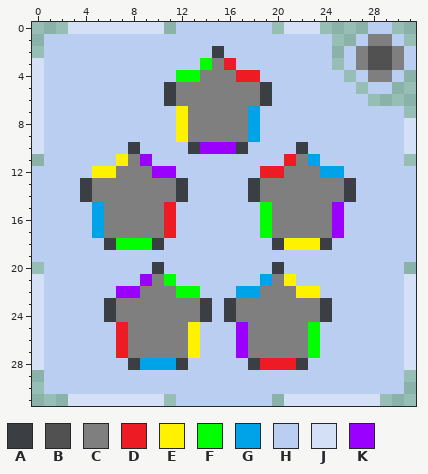
Pixel-art sprite: Icons/Not Perspective Pegs.png. The first picture shows the starting point.
The file is 32x32 pixels. Colours within 5 levels of each other are drawn and written as one.
Palette (. is transparent): A #3b3e42  B #515151  C #7f7f7f  D #ed1c24  E #fff200  F #00ff00  G #00a2e8  H #b9cef0  J #d3e0f5  K #9900ff
Pixels before, first column x 0:
 0 ...JJJJJJJJ.HHHHHHHH.JJJ....HH..
 1 .HHHHHHHHHHHHHHHHHHHHHHHH..HCCH.
 2 .HHHHHHHHHHHHHHAHHHHHHHHH.HCBBCH
 3 JHHHHHHHHHHHHHFCDHHHHHHHH.HCBBCH
 4 JHHHHHHHHHHHFFCCCDDHHHHHHH.HCCH.
 5 JHHHHHHHHHHACCCCCCCAHHHHHHH.HH..
 6 JHHHHHHHHHHACCCCCCCAHHHHHHHH....
 7 JHHHHHHHHHHHECCCCCGHHHHHHHHHHHH.
 8 JHHHHHHHHHHHECCCCCGHHHHHHHHHHHHJ
 9 JHHHHHHHHHHHECCCCCGHHHHHHHHHHHHJ
10 JHHHHHHHAHHHHAKKKAHHHHAHHHHHHHHJ
11 .HHHHHHECKHHHHHHHHHHHDCGHHHHHHH.
12 HHHHHEECCCKKHHHHHHHDDCCCGGHHHHHH
13 HHHHACCCCCCCAHHHHHACCCCCCCAHHHHH
14 HHHHACCCCCCCAHHHHHACCCCCCCAHHHHH
15 HHHHHGCCCCCDHHHHHHHFCCCCCKHHHHHH
16 HHHHHGCCCCCDHHHHHHHFCCCCCKHHHHHH
17 HHHHHGCCCCCDHHHHHHHFCCCCCKHHHHHH
18 HHHHHHAFFFAHHHHHHHHHAEEEAHHHHHHH
19 HHHHHHHHHHHHHHHHHHHHHHHHHHHHHHHH
20 .HHHHHHHHHAHHHHHHHHHAHHHHHHHHHH.
21 JHHHHHHHHKCFHHHHHHHGCEHHHHHHHHHJ
22 JHHHHHHKKCCCFFHHHGGCCCEEHHHHHHHJ
23 JHHHHHACCCCCCCAHACCCCCCCAHHHHHHJ
24 JHHHHHACCCCCCCAHACCCCCCCAHHHHHHJ
25 JHHHHHHDCCCCCEHHHKCCCCCFHHHHHHHJ
26 JHHHHHHDCCCCCEHHHKCCCCCFHHHHHHHJ
27 JHHHHHHDCCCCCEHHHKCCCCCFHHHHHHHJ
28 JHHHHHHHAGGGAHHHHHADDDAHHHHHHHHJ
29 .HHHHHHHHHHHHHHHHHHHHHHHHHHHHHH.
30 .HHHHHHHHHHHHHHHHHHHHHHHHHHHHHH.
31 ...JJJJJJJJ.HHHHHHHH.JJJJJJJJ...
Once edited:
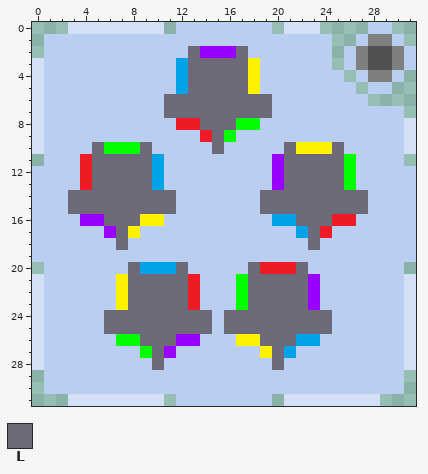
Colours new in this view: L #6c6978
Diff:
Changed rows in their new state; - is an unchanged pixel.
first column x 3:
 2 ----------LKKKL----------
 3 ---------GLLLLLE---------
 4 ---------GLLLLLE---------
 5 --------HGLLLLLEH--------
 6 --------LLLLLLLLL--------
 7 --------LLLLLLLLL--------
 8 ---------DDLLLFF---------
 9 ---------HHDLFHH---------
10 --LFFFL---HHLHH---LEEEL--
11 -DLLLLLG---------KLLLLLF-
12 -DLLLLLGH-------HKLLLLLF-
13 -DLLLLLGHH-----HHKLLLLLF-
14 LLLLLLLLLH-----HLLLLLLLLL
15 LLLLLLLLL-------LLLLLLLLL
16 -KKLLLEEH-------HGGLLLDD-
17 --HKLEHHH-------HHHGLDH--
18 ---HLHHH---------HHHLH---
20 -----LGGGL-----LDDDL-----
21 ----ELLLLLD---FLLLLLK----
22 ----ELLLLLD---FLLLLLK----
23 ---HELLLLLDH-HFLLLLLKH---
24 ---LLLLLLLLL-LLLLLLLLL---
25 ---LLLLLLLLL-LLLLLLLLL---
26 ----FFLLLKK---EELLLGG----
27 ----HHFLKHH---HHELGHH----
28 -----HHLHH-----HHLHH-----
Changed places in both pictures, as pixel boxes (x1, y1, x2, y2):
changed: (68, 46, 368, 370)
